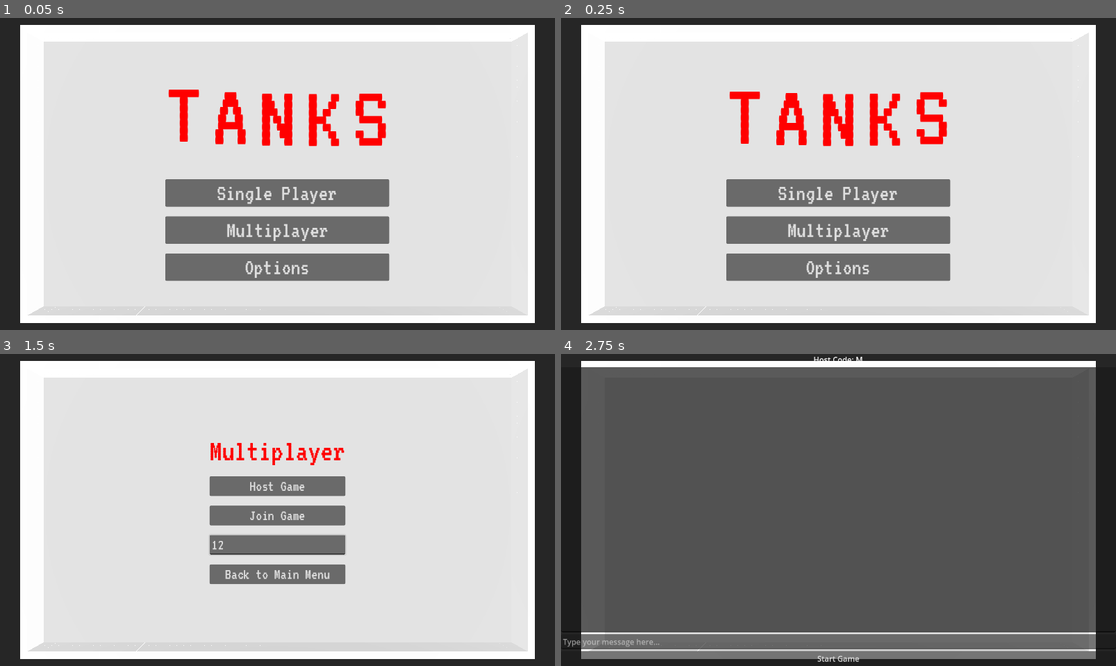
Above: before the commit, frames 1-4 (two rows, left to right).
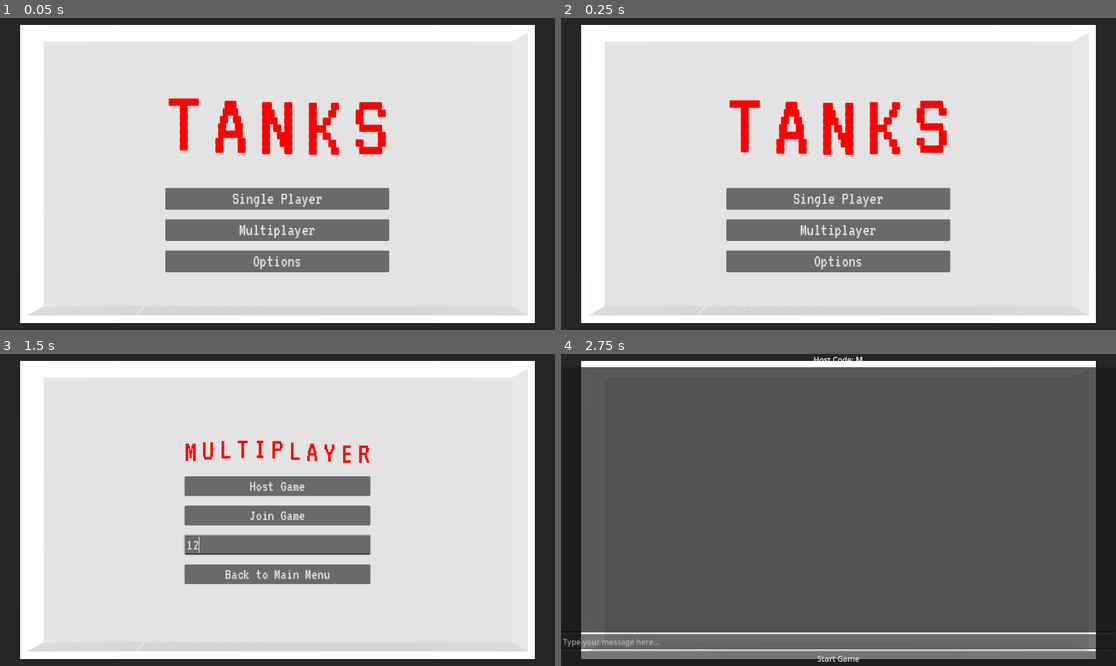
Above: after the commit, the same moments.

Repository: HennyBicks01/tanks
Game: Godot game, scene res://scenes/Main.tscn
Same seed, same stepped clock (60 frames per second), same inputs: the game is played once before the commit and once after it.
Inputs (mouse positions are in pixels of both pictures, inside the frame that each line leads up to):
- Up to frame 1 (0.05 s): no input
- Up to frame 2 (0.25 s): no input
- Up to frame 3 (1.5 s): click "Multiplayer" at 0.5 s; click (277, 544) at 1.27 s; type "12" at 1.35 s
- Up to frame 4 (2.75 s): click "Host Game" at 2 s

The runs differ from the first frame. In frame 1, 7.5% of the frame differs, in the area x 29-71%, y 22-85%; in frame 2, 7.5%, in the area x 29-71%, y 23-85%; in frame 3, 3.4%; in frame 4, nothing differs.

Commit message:
finished final touches on menu design

Diff:
--- a/scenes/MainMenu.tscn
+++ b/scenes/MainMenu.tscn
@@ -97,17 +97,17 @@
 [node name="SinglePlayerButton" type="Button" parent="CenterContainer/VBoxContainer/ButtonsContainer"]
 layout_mode = 2
 theme_override_fonts/font = ExtResource("2_xxxxx")
-theme_override_font_sizes/font_size = 48
+theme_override_font_sizes/font_size = 36
 text = "Single Player"
 
 [node name="MultiplayerButton" type="Button" parent="CenterContainer/VBoxContainer/ButtonsContainer"]
 layout_mode = 2
 theme_override_fonts/font = ExtResource("2_xxxxx")
-theme_override_font_sizes/font_size = 48
+theme_override_font_sizes/font_size = 36
 text = "Multiplayer"
 
 [node name="OptionsButton" type="Button" parent="CenterContainer/VBoxContainer/ButtonsContainer"]
 layout_mode = 2
 theme_override_fonts/font = ExtResource("2_xxxxx")
-theme_override_font_sizes/font_size = 48
+theme_override_font_sizes/font_size = 36
 text = "Options"
--- a/scenes/MultiplayerMenu.tscn
+++ b/scenes/MultiplayerMenu.tscn
@@ -24,13 +24,87 @@
 layout_mode = 2
 theme_override_constants/separation = 20
 
-[node name="Title" type="Label" parent="CenterContainer/VBoxContainer"]
+[node name="Title" type="HBoxContainer" parent="CenterContainer/VBoxContainer"]
+layout_mode = 2
+theme_override_constants/separation = 10
+alignment = 1
+
+[node name="M" type="Label" parent="CenterContainer/VBoxContainer/Title"]
 layout_mode = 2
 theme_override_colors/font_color = Color(1, 0, 0, 1)
 theme_override_fonts/font = ExtResource("2_xxxxx")
 theme_override_font_sizes/font_size = 64
-text = "Multiplayer"
-horizontal_alignment = 1
+text = "M"
+
+[node name="U" type="Label" parent="CenterContainer/VBoxContainer/Title"]
+layout_mode = 2
+theme_override_colors/font_color = Color(1, 0, 0, 1)
+theme_override_fonts/font = ExtResource("2_xxxxx")
+theme_override_font_sizes/font_size = 64
+text = "U"
+
+[node name="L" type="Label" parent="CenterContainer/VBoxContainer/Title"]
+layout_mode = 2
+theme_override_colors/font_color = Color(1, 0, 0, 1)
+theme_override_fonts/font = ExtResource("2_xxxxx")
+theme_override_font_sizes/font_size = 64
+text = "L"
+
+[node name="T" type="Label" parent="CenterContainer/VBoxContainer/Title"]
+layout_mode = 2
+theme_override_colors/font_color = Color(1, 0, 0, 1)
+theme_override_fonts/font = ExtResource("2_xxxxx")
+theme_override_font_sizes/font_size = 64
+text = "T"
+
+[node name="I" type="Label" parent="CenterContainer/VBoxContainer/Title"]
+layout_mode = 2
+theme_override_colors/font_color = Color(1, 0, 0, 1)
+theme_override_fonts/font = ExtResource("2_xxxxx")
+theme_override_font_sizes/font_size = 64
+text = "I"
+
+[node name="P" type="Label" parent="CenterContainer/VBoxContainer/Title"]
+layout_mode = 2
+theme_override_colors/font_color = Color(1, 0, 0, 1)
+theme_override_fonts/font = ExtResource("2_xxxxx")
+theme_override_font_sizes/font_size = 64
+text = "P"
+
+[node name="L2" type="Label" parent="CenterContainer/VBoxContainer/Title"]
+layout_mode = 2
+theme_override_colors/font_color = Color(1, 0, 0, 1)
+theme_override_fonts/font = ExtResource("2_xxxxx")
+theme_override_font_sizes/font_size = 64
+text = "L"
+
+[node name="A" type="Label" parent="CenterContainer/VBoxContainer/Title"]
+layout_mode = 2
+theme_override_colors/font_color = Color(1, 0, 0, 1)
+theme_override_fonts/font = ExtResource("2_xxxxx")
+theme_override_font_sizes/font_size = 64
+text = "A"
+
+[node name="Y" type="Label" parent="CenterContainer/VBoxContainer/Title"]
+layout_mode = 2
+theme_override_colors/font_color = Color(1, 0, 0, 1)
+theme_override_fonts/font = ExtResource("2_xxxxx")
+theme_override_font_sizes/font_size = 64
+text = "Y"
+
+[node name="E" type="Label" parent="CenterContainer/VBoxContainer/Title"]
+layout_mode = 2
+theme_override_colors/font_color = Color(1, 0, 0, 1)
+theme_override_fonts/font = ExtResource("2_xxxxx")
+theme_override_font_sizes/font_size = 64
+text = "E"
+
+[node name="R" type="Label" parent="CenterContainer/VBoxContainer/Title"]
+layout_mode = 2
+theme_override_colors/font_color = Color(1, 0, 0, 1)
+theme_override_fonts/font = ExtResource("2_xxxxx")
+theme_override_font_sizes/font_size = 64
+text = "R"
 
 [node name="HostButton" type="Button" parent="CenterContainer/VBoxContainer"]
 layout_mode = 2
--- a/scenes/OptionsMenu.tscn
+++ b/scenes/OptionsMenu.tscn
@@ -24,13 +24,59 @@
 layout_mode = 2
 theme_override_constants/separation = 20
 
-[node name="Title" type="Label" parent="CenterContainer/VBoxContainer"]
+[node name="Title" type="HBoxContainer" parent="CenterContainer/VBoxContainer"]
+layout_mode = 2
+theme_override_constants/separation = 10
+alignment = 1
+
+[node name="O" type="Label" parent="CenterContainer/VBoxContainer/Title"]
 layout_mode = 2
 theme_override_colors/font_color = Color(1, 0, 0, 1)
 theme_override_fonts/font = ExtResource("2_xxxxx")
 theme_override_font_sizes/font_size = 64
-text = "Options"
-horizontal_alignment = 1
+text = "O"
+
+[node name="P" type="Label" parent="CenterContainer/VBoxContainer/Title"]
+layout_mode = 2
+theme_override_colors/font_color = Color(1, 0, 0, 1)
+theme_override_fonts/font = ExtResource("2_xxxxx")
+theme_override_font_sizes/font_size = 64
+text = "P"
+
+[node name="T" type="Label" parent="CenterContainer/VBoxContainer/Title"]
+layout_mode = 2
+theme_override_colors/font_color = Color(1, 0, 0, 1)
+theme_override_fonts/font = ExtResource("2_xxxxx")
+theme_override_font_sizes/font_size = 64
+text = "T"
+
+[node name="I" type="Label" parent="CenterContainer/VBoxContainer/Title"]
+layout_mode = 2
+theme_override_colors/font_color = Color(1, 0, 0, 1)
+theme_override_fonts/font = ExtResource("2_xxxxx")
+theme_override_font_sizes/font_size = 64
+text = "I"
+
+[node name="O2" type="Label" parent="CenterContainer/VBoxContainer/Title"]
+layout_mode = 2
+theme_override_colors/font_color = Color(1, 0, 0, 1)
+theme_override_fonts/font = ExtResource("2_xxxxx")
+theme_override_font_sizes/font_size = 64
+text = "O"
+
+[node name="N" type="Label" parent="CenterContainer/VBoxContainer/Title"]
+layout_mode = 2
+theme_override_colors/font_color = Color(1, 0, 0, 1)
+theme_override_fonts/font = ExtResource("2_xxxxx")
+theme_override_font_sizes/font_size = 64
+text = "N"
+
+[node name="S" type="Label" parent="CenterContainer/VBoxContainer/Title"]
+layout_mode = 2
+theme_override_colors/font_color = Color(1, 0, 0, 1)
+theme_override_fonts/font = ExtResource("2_xxxxx")
+theme_override_font_sizes/font_size = 64
+text = "S"
 
 [node name="SoundVolumeContainer" type="HBoxContainer" parent="CenterContainer/VBoxContainer"]
 layout_mode = 2
--- a/scenes/multiplayer_menu.gd
+++ b/scenes/multiplayer_menu.gd
@@ -8,11 +8,22 @@
 @onready var join_button = $CenterContainer/VBoxContainer/JoinButton
 @onready var code_input = $CenterContainer/VBoxContainer/CodeInput
 @onready var back_button = $CenterContainer/VBoxContainer/BackButton
+@onready var title_letters = $CenterContainer/VBoxContainer/Title.get_children()
+
+var time = 0
+var wave_speed = 2
+var wave_height = 5
 
 func _ready():
 	host_button.connect("pressed", _on_host_button_pressed)
 	join_button.connect("pressed", _on_join_button_pressed)
 	back_button.connect("pressed", _on_back_button_pressed)
+
+func _process(delta):
+	time += delta
+	for i in range(title_letters.size()):
+		var offset = sin(time * wave_speed + i * 0.5) * wave_height
+		title_letters[i].position.y = offset
 
 func _on_host_button_pressed():
 	emit_signal("host_game")
--- a/scenes/options_menu.gd
+++ b/scenes/options_menu.gd
@@ -6,6 +6,11 @@
 @onready var music_volume_slider = $CenterContainer/VBoxContainer/MusicVolumeContainer/MusicVolumeSlider
 @onready var screen_shake_checkbox = $CenterContainer/VBoxContainer/ScreenShakeContainer/ScreenShakeCheckBox
 @onready var back_button = $CenterContainer/VBoxContainer/BackButton
+@onready var title_letters = $CenterContainer/VBoxContainer/Title.get_children()
+
+var time = 0
+var wave_speed = 2
+var wave_height = 5
 
 func _ready():
 	back_button.connect("pressed", _on_back_button_pressed)
@@ -15,6 +20,12 @@
 
 	# Load saved settings
 	load_settings()
+
+func _process(delta):
+	time += delta
+	for i in range(title_letters.size()):
+		var offset = sin(time * wave_speed + i * 0.5) * wave_height
+		title_letters[i].position.y = offset
 
 func _on_back_button_pressed():
 	save_settings()
